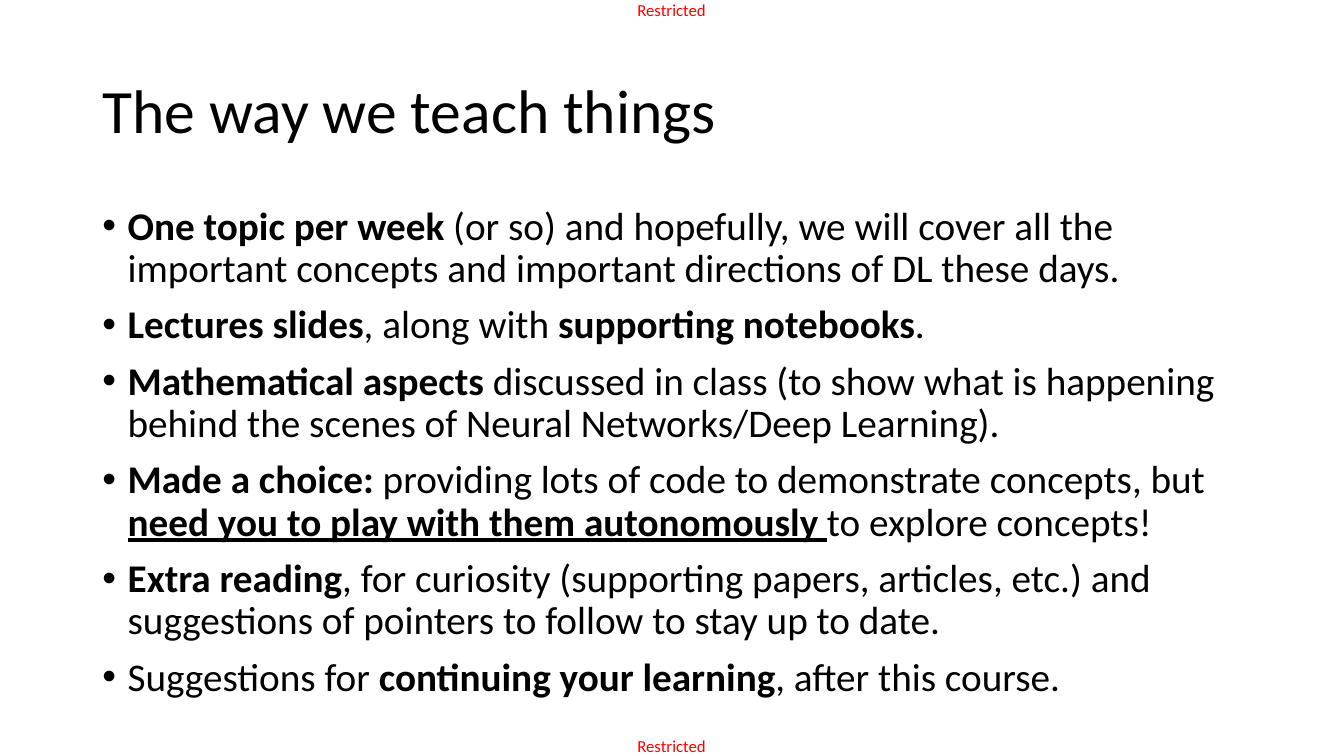
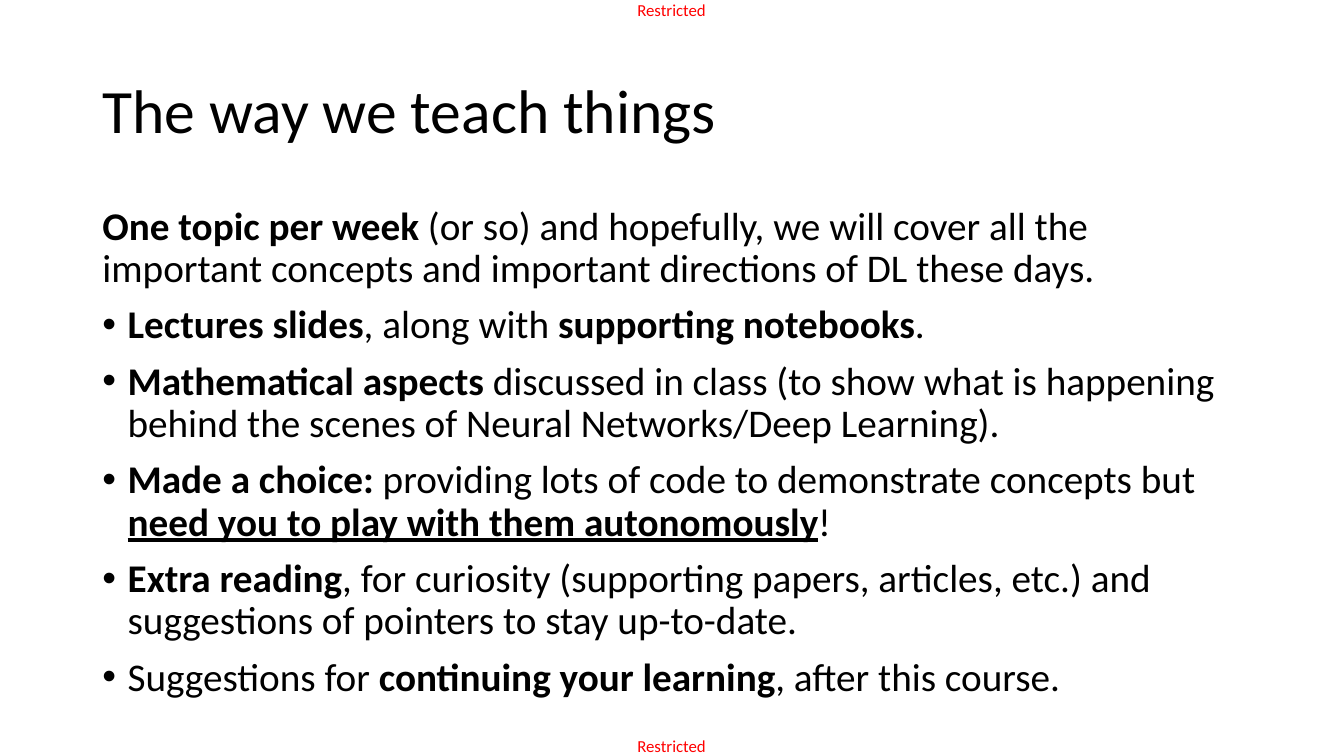
Before and after one commit to matthieudemari/SUTD_DL_50_039, a slide deck: slide 9 of W1/1. W1S1 final/W1S1.pptx. Drawn at 1344x756 pixels with LibreOffice and Linux fonts; fonts in the diff are those of the drawing. Boxes give left, top, right and bottom in pixels: in the first picture for what was removed or moved away, otherwise in the second. Text is boxed around its words. In the diff, an @@ line names an element or a change of style, - is before the commit and + after.

```diff
--- a/W1/1. W1S1 final/W1S1.pptx
+++ b/W1/1. W1S1 final/W1S1.pptx
@@ text at bbox=[102, 211, 1094, 289]: bullet • to none @@
@@ text at bbox=[128, 465, 1195, 641]: text changed @@
-• Made a choice: providing lots of code to demonstrate concepts, but need you to play with them autonomously to explore concepts!
-• Extra reading, for curiosity (supporting papers, articles, etc.) and suggestions of pointers to follow to stay up to date.
+• Made a choice: providing lots of code to demonstrate concepts but need you to play with them autonomously!
+• Extra reading, for curiosity (supporting papers, articles, etc.) and suggestions of pointers to stay up-to-date.
```
Also in this commit, not shown: 22 other slides changed, 7 other files.
